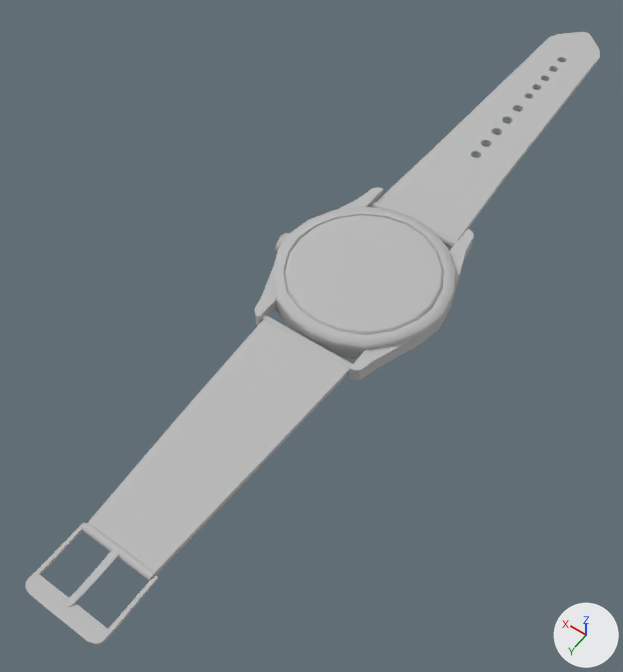
One commit to the OBJ model watch_project/scenes/watchobj.obj: the scene before it, then after it.
Both versions are drawn from a 50 mm lens placed at (-9.8, 16.5, 22.6), pointed at (0.9, 1.6, -0.8). Every picture has the same lights, and +X, +Y and +Z are marked at lower right. Where no turn or scale is listed for an object, it has been applied to the vertices. Vertices at the same position are counted once.

In view in the first picture: 'watchobj'.
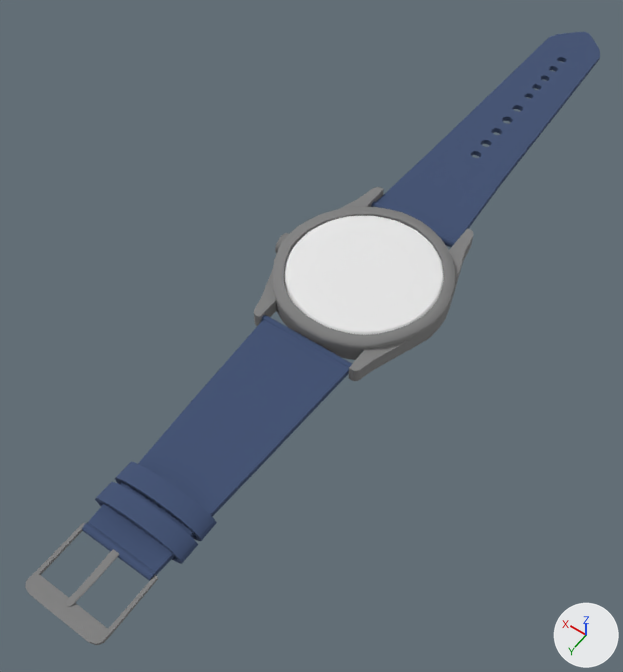
The edits, one by one:
Material 'watchFaceGlassMat' (mat_watchfaceglassmat) is new.
Its base color is (0.81, 0.81, 0.81) (white #e8e8e8).
Its roughness is 1.0.
Material 'bandLeather' (mat_bandleather) is new.
Its base color is (0.05, 0.08, 0.17) (dark blue #3f5073).
Its roughness is 1.0.
Material 'backGlass' (mat_backglass) is new.
Its base color is (0.76, 0.73, 0.59) (light grey #e2deca).
Its roughness is 1.0.
Material 'bandMetal' (mat_bandmetal) is new.
Its base color is (0.22, 0.22, 0.22) (grey #818181).
Its roughness is 1.0.
me_watchobj is used by ob_watchobj; location (0.0, 0.0, 0.0).
me_watchobj had 2251 vertices, 2240 faces and spanned x -3.0..3.3, y -17.6..13.8, z 0.5..1.7.
me_watchobj now has 2928 vertices, 2932 faces and spans x -3.0..3.3, y -17.6..13.8, z 0.4..1.7.
me_watchobj part 1: a new loose piece of 80 vertices spanning x -1.6..1.5, y 10.3..10.9, z 0.6..1.6, in mat_bandleather (dark blue #3f5073).
me_watchobj part 2: a new loose piece of 80 vertices spanning x -1.6..1.5, y 9.5..10.1, z 0.6..1.6, in mat_bandleather (dark blue #3f5073).
me_watchobj part 3: 67 vertices moved from x -2.5..2.9, y -2.6..3.0, z 0.8..1.6 to x -2.7..2.9, y -2.5..2.7, z 0.8..1.6; 231 vertices removed from x -2.9..3.0, y -4.0..3.3, z 0.6..1.6; 583 vertices added at x -3.0..2.9, y -4.0..3.3, z 0.6..1.7.
me_watchobj part 4: 393 faces spanning x -2.9..3.3, y -4.0..13.8, z 0.5..1.6 switch from mat_initialshadinggroup (grey #bcbcbc) to mat_bandmetal (grey #818181).
me_watchobj part 5: 1010 faces spanning x -1.9..1.8, y -17.6..11.8, z 0.9..1.2 switch from mat_initialshadinggroup (grey #bcbcbc) to mat_bandleather (dark blue #3f5073).
me_watchobj now uses material mat_watchfaceglassmat (white #e8e8e8).
me_watchobj now uses material mat_backglass (light grey #e2deca).

Location of each change, [x1, y1, x2, y2] in pixels of the pictures (623 x 672 px):
part 1 of me_watchobj, added (blue)
    after: [95, 482, 198, 564]
part 2 of me_watchobj, added (blue)
    after: [115, 462, 217, 541]
part 3 of me_watchobj, built on
    before: [273, 187, 472, 381]
    after: [254, 187, 473, 381]
part 4 of me_watchobj, recoloured
    both: [25, 190, 418, 645]
part 5 of me_watchobj, recoloured (grey to blue)
    both: [82, 32, 600, 581]
